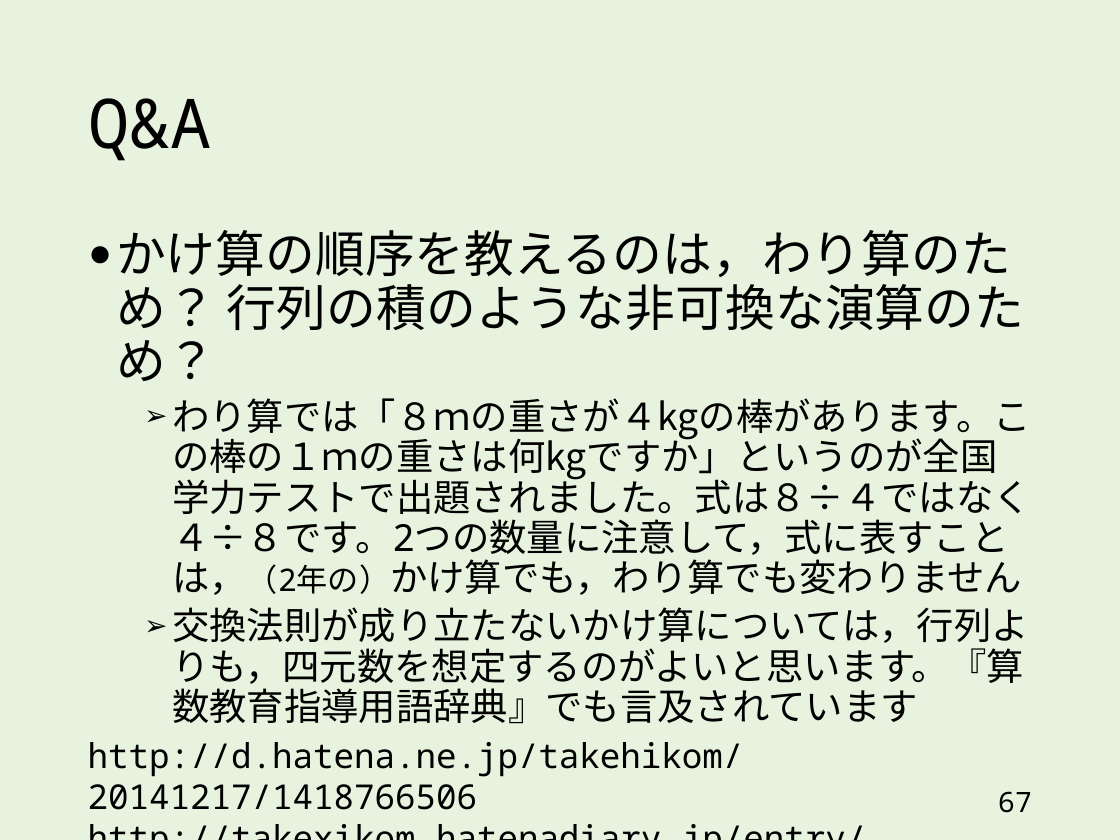
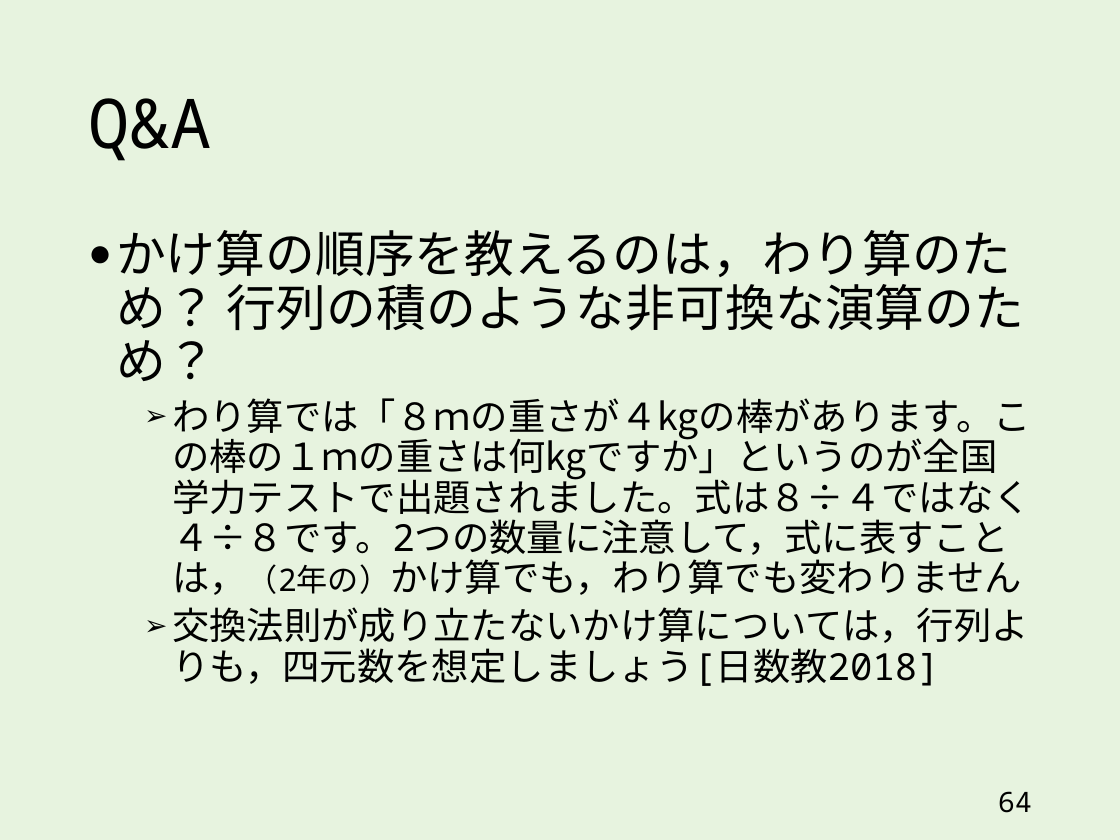
Before and after one commit to takehiko/dealout, a slide deck: slide 64 of slides/2x3_3x2_v4.pptx (slide 67 before the commit). Drawn at 1120x840 pixels with LibreOffice and Linux fonts; fonts in the diff are those of the drawing. Boxes give left, top, right and bottom in pixels: in the first picture for what was removed or moved away, otherwise in the second. Text is boxed around its words. In the diff, an @@ line names an element or a change of style, - is before the commit and + after.

```diff
--- a/slides/2x3_3x2_v4.pptx
+++ b/slides/2x3_3x2_v4.pptx
@@ text at bbox=[172, 607, 1029, 686]: text changed @@
-  ➢ 交換法則が成り立たないかけ算については，行列よりも，四元数を想定するのがよいと思います。『算数教育指導用語辞典』でも言及されています
+  ➢ 交換法則が成り立たないかけ算については，行列よりも，四元数を想定しましょう[日数教2018]
@@ text removed at bbox=[88, 742, 744, 810] @@
-http://d.hatena.ne.jp/takehikom/20141217/1418766506
-http://takexikom.hatenadiary.jp/entry/2017/12/19/052225
@@ page number at bbox=[998, 791, 1032, 813]: text changed @@
-67
+64
```
Also in this commit, not shown: 17 other slides changed, 1 slide added, 3 slides removed, 1 other file.
